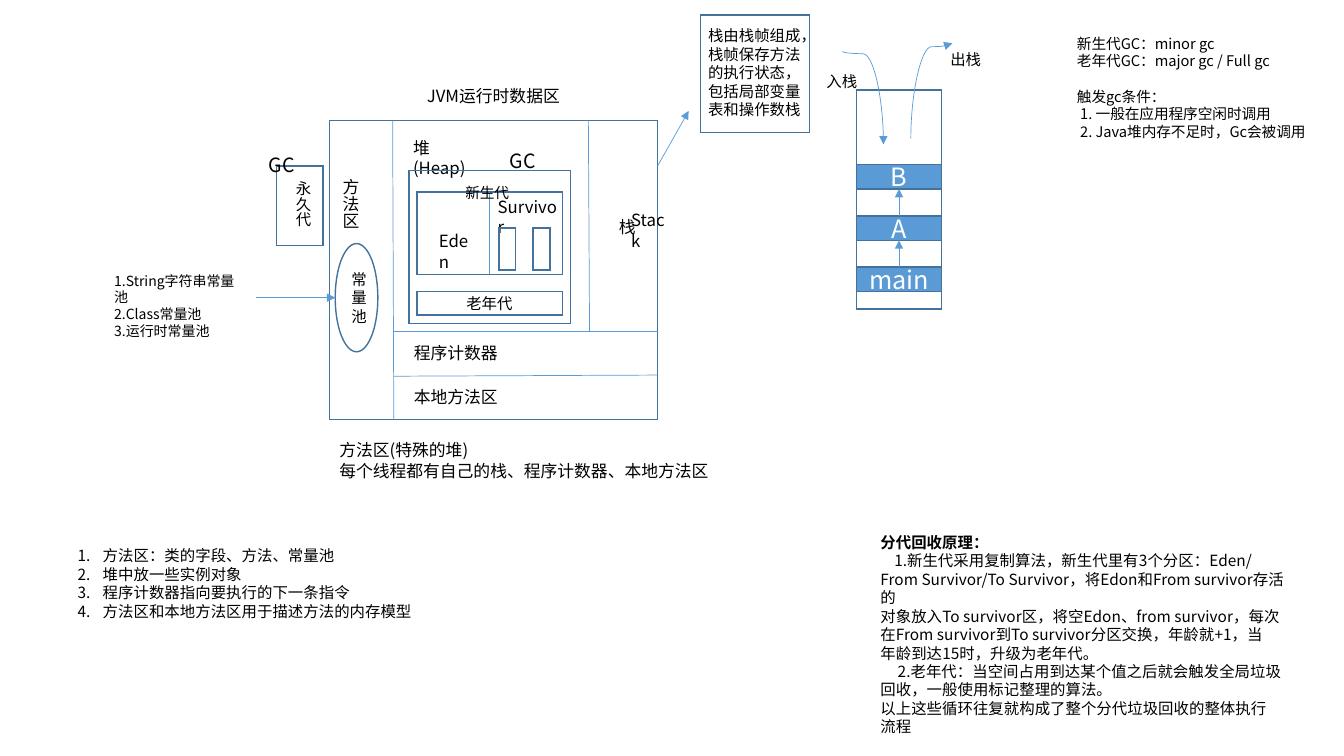
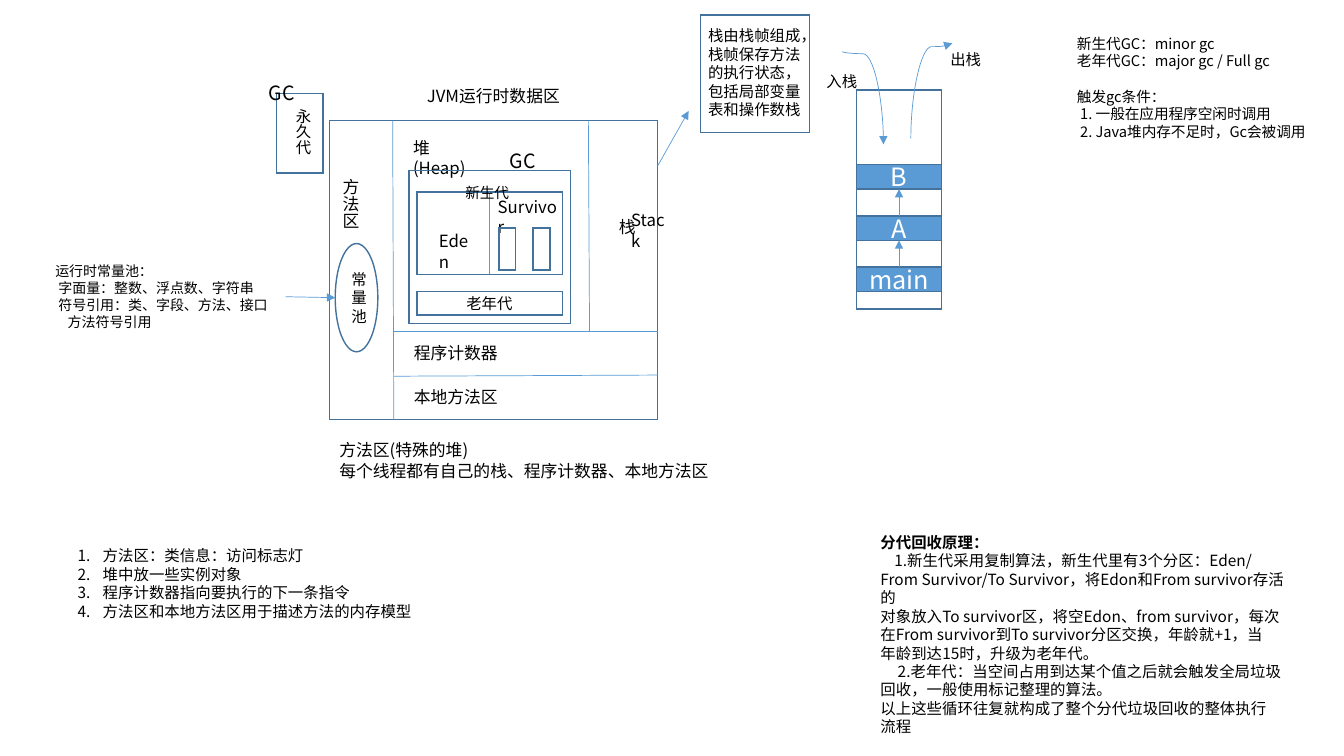
Before and after one commit to dengboyu/future, a slide deck: slide 2 of doc/doc.pptx. Drawn at 1344x756 pixels with LibreOffice and Linux fonts; fonts in the diff are those of the drawing. Boxes give left, top, right and bottom in pixels: in the first picture for what was removed or moved away, otherwise in the second. Text is boxed around its words. In the diff, an @@ line names an element or a change of style, - is before the commit and + after.

```diff
--- a/doc/doc.pptx
+++ b/doc/doc.pptx
@@ 2 texts, 1 rectangle: place and size @@
-2 texts, 1 rectangle at (269, 157, 323, 246)
+2 texts, 1 rectangle at (269, 85, 323, 173)
@@ text at (55, 264, 267, 328): text changed @@
-1.String字符串常量池
-2.Class常量池
-3.运行时常量池
+运行时常量池：
+字面量：整数、浮点数、字符串
+符号引用：类、字段、方法、接口
+方法符号引用
@@ arrow moved from (256, 297) - (336, 297) to (285, 296) - (336, 297) @@
@@ text at (103, 548, 304, 563): text changed @@
-1. 方法区：类的字段、方法、常量池
+1. 方法区：类信息：访问标志灯
```
Also in this commit, not shown: 1 slide added, 13 other files.
